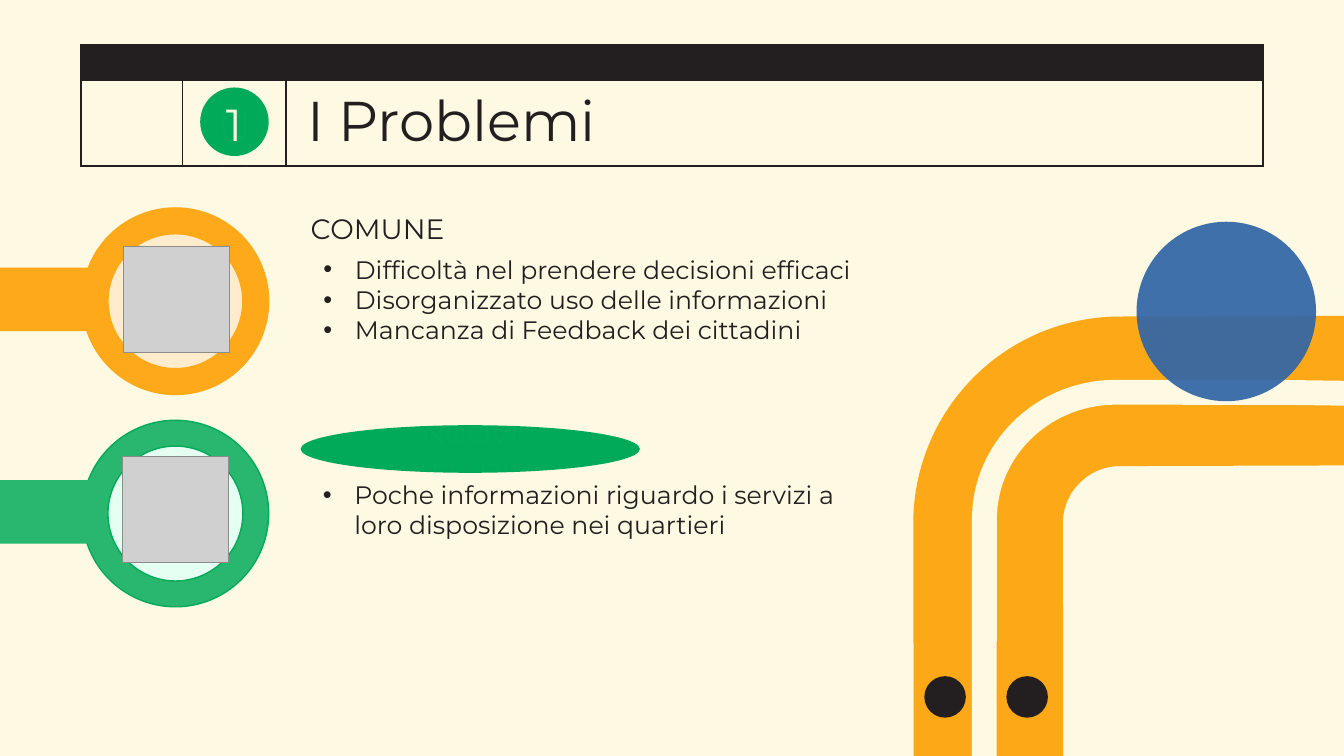
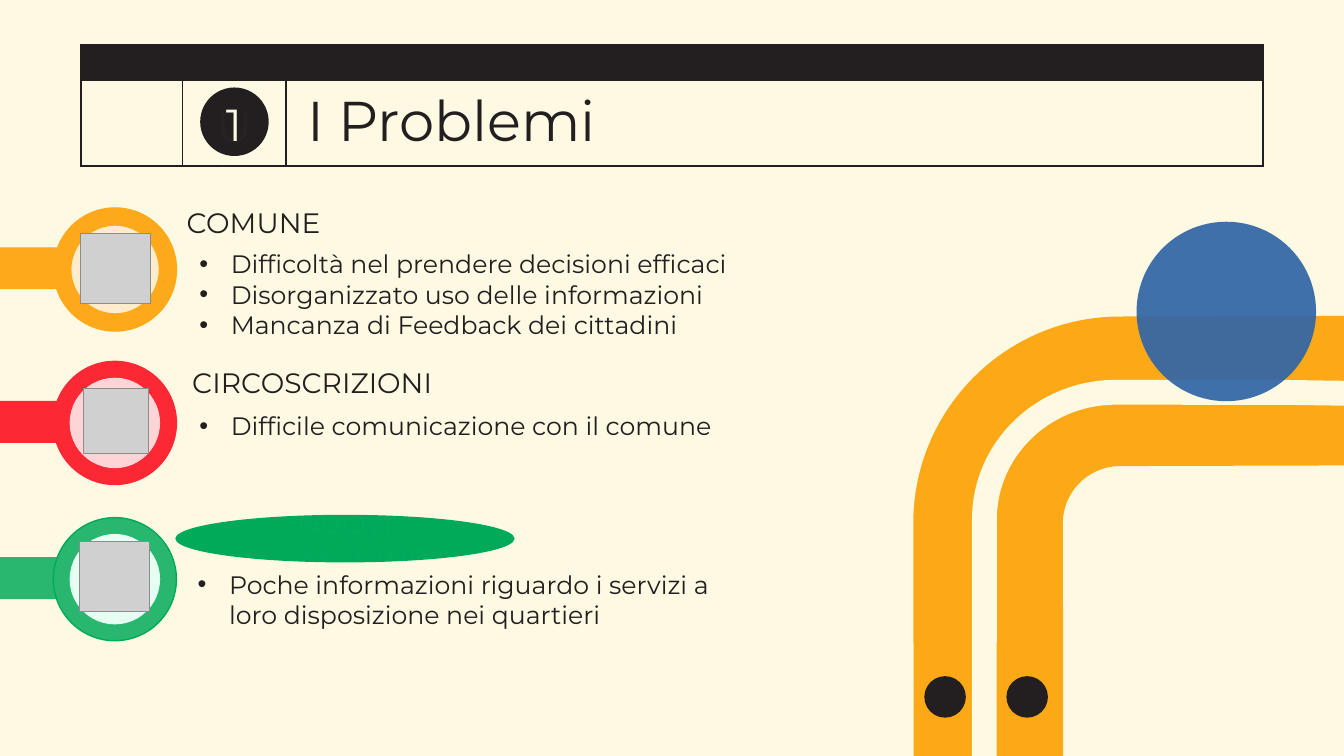
Before and after one commit to lucafano04/progettoIngenieriaSoftware, a slide deck: slide 2 of pitch.pptx. Drawn at 1344x756 pixels with LibreOffice and Linux fonts; fonts in the diff are those of the drawing; grey boxes stand for pictures; background and template pictures are left out. Boxes give left, top, right and bottom in pixels: in the first picture for what was removed or moved away, otherwise in the second. Text is boxed around its words. In the diff, an @@ line names an element or a change of style, - is before the commit and + after.

Commit message:
fix(pitch): :bug: Edit pitch

```diff
--- a/pitch.pptx
+++ b/pitch.pptx
@@ text "UNE" at (x1=201, y1=88, x2=269, y2=156): fill #00AA59 to #231F20 @@
@@ ellipse resized from (x1=83, y1=208, x2=269, y2=394) to (x1=53, y1=208, x2=176, y2=331) @@
@@ text "COMUNE" moved from (x1=311, y1=219, x2=445, y2=239) to (x1=187, y1=213, x2=321, y2=233) @@
@@ ellipse resized from (x1=108, y1=234, x2=243, y2=369) to (x1=71, y1=225, x2=159, y2=314) @@
@@ picture resized from (x1=123, y1=247, x2=229, y2=353) to (x1=81, y1=234, x2=150, y2=303) @@
@@ rectangle resized from (x1=0, y1=267, x2=94, y2=331) to (x1=0, y1=247, x2=62, y2=289) @@
@@ text "Difficoltà nel prendere decisioni efficaci" moved from (x1=355, y1=260, x2=851, y2=339) to (x1=231, y1=254, x2=726, y2=334) @@
@@ ellipse added at (x1=53, y1=362, x2=176, y2=485), fill #FC2834, outline #FC2834 1 pt @@
@@ ellipse added at (x1=71, y1=378, x2=159, y2=467), fill #FED4D6, outline #FED4D6 1 pt @@
@@ picture added at (x1=84, y1=388, x2=149, y2=454) @@
@@ text added at (x1=192, y1=373, x2=432, y2=393), 20 pt, text #231F20 @@
+CIRCOSCRIZIONI
@@ rectangle added at (x1=0, y1=401, x2=62, y2=444), fill #FC2834 @@
@@ text added at (x1=231, y1=416, x2=712, y2=435), 18 pt, text #231F20 @@
+• Difficile comunicazione con il comune
@@ text "NUOVI CITTADINI" moved from (x1=300, y1=425, x2=640, y2=473) to (x1=175, y1=515, x2=515, y2=563) @@
@@ ellipse resized from (x1=83, y1=420, x2=269, y2=607) to (x1=53, y1=518, x2=176, y2=641) @@
@@ ellipse resized from (x1=108, y1=447, x2=243, y2=582) to (x1=71, y1=534, x2=159, y2=623) @@
@@ ellipse at (x1=71, y1=534, x2=159, y2=623): outline #00AA59 1 pt to #E5FFF2 1 pt @@
@@ rectangle resized from (x1=0, y1=480, x2=95, y2=543) to (x1=0, y1=558, x2=62, y2=600) @@
@@ picture resized from (x1=123, y1=457, x2=229, y2=563) to (x1=80, y1=541, x2=149, y2=611) @@
@@ text "Poche informazioni riguardo i servizi ..." moved from (x1=354, y1=485, x2=834, y2=539) to (x1=229, y1=575, x2=709, y2=629) @@
```
Also in this commit, not shown: 3 other slides changed.
